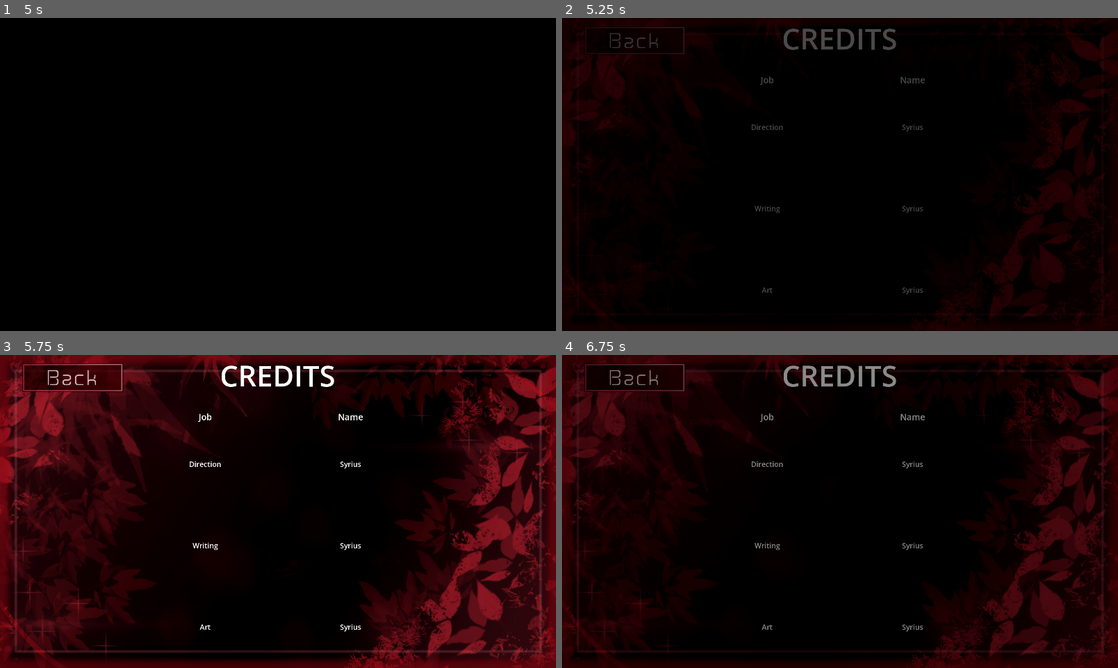
Above: before the commit, frames 1-4 (two rows, left to right).
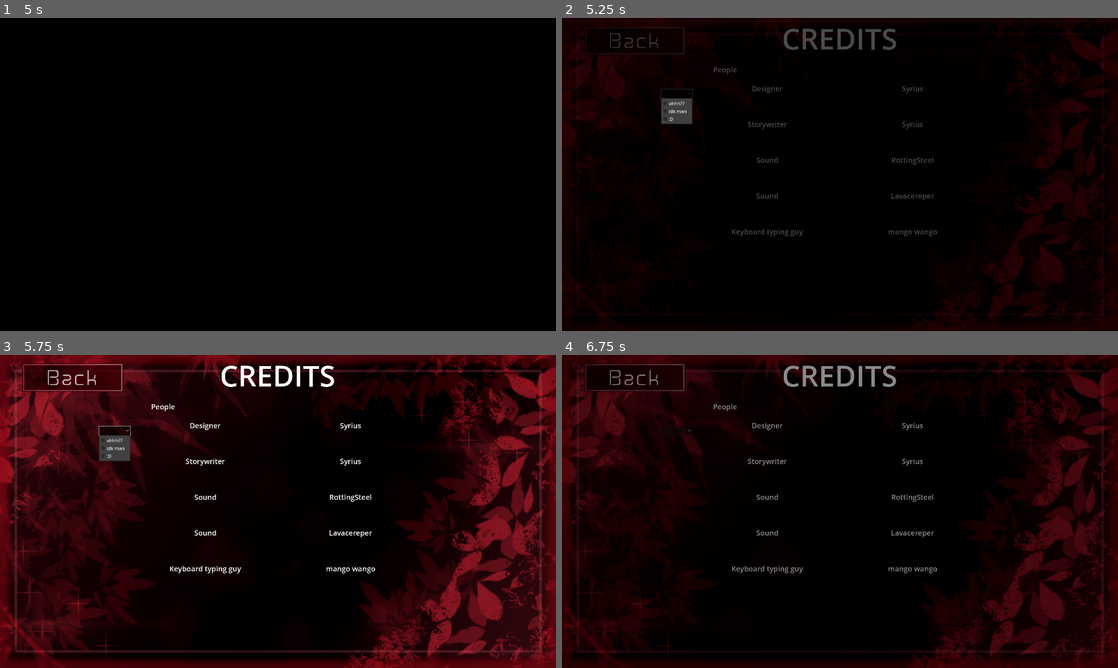
Above: after the commit, the same moments.

Repository: TomkoSK/Layers
Game: Godot game, scene res://Scenes/SplashScreen.tscn
Two runs of this game, one before a commit and one after it. Both use one fixed random seed, a clock stepped at 60 frames per second and the inputs below. The engine's default icon, where the game draws it, is replaced by a stand-in: a white triangle on a blue panel in a dark square. Video files are missing from this copy of the repository; at most half a second of black plays in their place. Sound files missing from this copy of the repository are replaced by a short silence.
Inputs (mouse positions are in pixels of both pictures, inside the frame that each line leads up to):
- Up to frame 1 (5 s): tap Enter (ui_accept) at 0.5, 0.77, 1.25, 1.52, 2.75, 3.02 s; move the mouse to (400, 158) at 0.52 s; hold Right (ui_right) 0.53-1.28 s; click (400, 158) at 0.67 s; move the mouse to (166, 190) at 1.27 s; hold Down (ui_down) 1.28-2.03 s; move the mouse to (333, 105) at 2.02 s; hold Right (ui_right) 2.03-2.78 s; move the mouse to (250, 237) at 2.77 s; hold Up (ui_up) 2.78-3.5 s; click (250, 237) at 2.92 s; click (72, 221) at 3.5 s; click (61, 127) at 4.25 s
- Up to frame 2 (5.25 s): click (678, 93) at 5.02 s
- Up to frame 3 (5.75 s): no input
- Up to frame 4 (6.75 s): move the mouse to (1006, 558) at 5.77 s; hold Left (ui_left) 5.78-6.5 s; tap Enter (ui_accept) at 6.02 s; click (634, 376) at 6.5 s

Frame 1 is identical in both runs. In frame 2, 1.2% of the frame differs, in the area x 17-68%, y 15-89%; in frame 3, 1.5%; in frame 4, 0.8%.

Commit message:
commiting random stuff

Diff:
--- a/Scenes/Credits.tscn
+++ b/Scenes/Credits.tscn
@@ -1,104 +1,16 @@
-[gd_scene load_steps=9 format=3 uid="uid://botnl5370udeg"]
+[gd_scene load_steps=7 format=3 uid="uid://botnl5370udeg"]
 
 [ext_resource type="Texture2D" uid="uid://crvo4vdgnwk5u" path="res://Textures/Credits_Background_1.png" id="1_3vekb"]
 [ext_resource type="Script" path="res://Scripts/Credits.gd" id="1_as0g2"]
 [ext_resource type="Texture2D" uid="uid://dm0wvjqek5iex" path="res://Textures/button8.png" id="2_06ni1"]
 [ext_resource type="Texture2D" uid="uid://b7wr5q5tkau0l" path="res://Textures/settingsBack.png" id="4_hte3a"]
-
-[sub_resource type="LabelSettings" id="LabelSettings_k34ux"]
-font_size = 30
-
-[sub_resource type="LabelSettings" id="LabelSettings_iq8al"]
-font_size = 25
-
-[sub_resource type="LabelSettings" id="LabelSettings_saeoy"]
-font_size = 30
+[ext_resource type="LabelSettings" uid="uid://bdoeys4ny5i78" path="res://creditsText.tres" id="5_g4p7f"]
 
 [sub_resource type="LabelSettings" id="LabelSettings_4hyg1"]
 font_size = 100
 
 [node name="Credits" type="Node2D"]
 script = ExtResource("1_as0g2")
-
-[node name="CreditsContainer" type="HBoxContainer" parent="."]
-offset_left = 460.0
-offset_top = 192.0
-offset_right = 1460.0
-offset_bottom = 1078.0
-
-[node name="JobContainer" type="VBoxContainer" parent="CreditsContainer"]
-layout_mode = 2
-size_flags_horizontal = 3
-
-[node name="JobLabel" type="Label" parent="CreditsContainer/JobContainer"]
-layout_mode = 2
-text = "Job"
-label_settings = SubResource("LabelSettings_k34ux")
-horizontal_alignment = 1
-
-[node name="VBoxContainer" type="VBoxContainer" parent="CreditsContainer/JobContainer"]
-layout_mode = 2
-size_flags_vertical = 3
-
-[node name="Label" type="Label" parent="CreditsContainer/JobContainer/VBoxContainer"]
-layout_mode = 2
-size_flags_horizontal = 4
-size_flags_vertical = 6
-text = "Direction
-"
-label_settings = SubResource("LabelSettings_iq8al")
-horizontal_alignment = 1
-
-[node name="Label2" type="Label" parent="CreditsContainer/JobContainer/VBoxContainer"]
-layout_mode = 2
-size_flags_vertical = 6
-text = "Writing"
-label_settings = SubResource("LabelSettings_iq8al")
-horizontal_alignment = 1
-
-[node name="Label3" type="Label" parent="CreditsContainer/JobContainer/VBoxContainer"]
-layout_mode = 2
-size_flags_vertical = 6
-text = "Art"
-label_settings = SubResource("LabelSettings_iq8al")
-horizontal_alignment = 1
-
-[node name="NameContainer" type="VBoxContainer" parent="CreditsContainer"]
-layout_mode = 2
-size_flags_horizontal = 3
-
-[node name="NameLabel" type="Label" parent="CreditsContainer/NameContainer"]
-layout_mode = 2
-text = "Name
-"
-label_settings = SubResource("LabelSettings_saeoy")
-horizontal_alignment = 1
-
-[node name="VBoxContainer" type="VBoxContainer" parent="CreditsContainer/NameContainer"]
-layout_mode = 2
-size_flags_vertical = 3
-
-[node name="Label" type="Label" parent="CreditsContainer/NameContainer/VBoxContainer"]
-layout_mode = 2
-size_flags_vertical = 6
-text = "Syrius"
-label_settings = SubResource("LabelSettings_iq8al")
-horizontal_alignment = 1
-
-[node name="Label2" type="Label" parent="CreditsContainer/NameContainer/VBoxContainer"]
-layout_mode = 2
-size_flags_vertical = 6
-text = "Syrius"
-label_settings = SubResource("LabelSettings_iq8al")
-horizontal_alignment = 1
-
-[node name="Label3" type="Label" parent="CreditsContainer/NameContainer/VBoxContainer"]
-layout_mode = 2
-size_flags_vertical = 6
-text = "Syrius
-"
-label_settings = SubResource("LabelSettings_iq8al")
-horizontal_alignment = 1
 
 [node name="Label" type="Label" parent="."]
 offset_left = 759.0
@@ -129,6 +41,111 @@
 scale = Vector2(0.8, 0.8)
 texture = ExtResource("4_hte3a")
 
+[node name="CreditsContainer" type="HBoxContainer" parent="."]
+offset_left = 460.0
+offset_top = 184.0
+offset_right = 1460.0
+offset_bottom = 798.0
+
+[node name="JobContainer" type="VBoxContainer" parent="CreditsContainer"]
+layout_mode = 2
+size_flags_horizontal = 3
+
+[node name="Label" type="Label" parent="CreditsContainer/JobContainer"]
+layout_mode = 2
+size_flags_vertical = 6
+text = "Designer"
+label_settings = ExtResource("5_g4p7f")
+horizontal_alignment = 1
+
+[node name="Label2" type="Label" parent="CreditsContainer/JobContainer"]
+layout_mode = 2
+size_flags_vertical = 6
+text = "Storywriter"
+label_settings = ExtResource("5_g4p7f")
+horizontal_alignment = 1
+
+[node name="Label3" type="Label" parent="CreditsContainer/JobContainer"]
+layout_mode = 2
+size_flags_vertical = 6
+text = "Sound"
+label_settings = ExtResource("5_g4p7f")
+horizontal_alignment = 1
+
+[node name="Label4" type="Label" parent="CreditsContainer/JobContainer"]
+layout_mode = 2
+size_flags_vertical = 6
+text = "Sound"
+label_settings = ExtResource("5_g4p7f")
+horizontal_alignment = 1
+
+[node name="Label5" type="Label" parent="CreditsContainer/JobContainer"]
+layout_mode = 2
+size_flags_vertical = 6
+text = "Keyboard typing guy"
+label_settings = ExtResource("5_g4p7f")
+horizontal_alignment = 1
+
+[node name="NameContainer" type="VBoxContainer" parent="CreditsContainer"]
+layout_mode = 2
+size_flags_horizontal = 3
+
+[node name="Label" type="Label" parent="CreditsContainer/NameContainer"]
+layout_mode = 2
+size_flags_vertical = 6
+text = "Syrius"
+label_settings = ExtResource("5_g4p7f")
+horizontal_alignment = 1
+
+[node name="Label2" type="Label" parent="CreditsContainer/NameContainer"]
+layout_mode = 2
+size_flags_vertical = 6
+text = "Syrius"
+label_settings = ExtResource("5_g4p7f")
+horizontal_alignment = 1
+
+[node name="Label3" type="Label" parent="CreditsContainer/NameContainer"]
+layout_mode = 2
+size_flags_vertical = 6
+text = "RottingSteel"
+label_settings = ExtResource("5_g4p7f")
+horizontal_alignment = 1
+
+[node name="Label4" type="Label" parent="CreditsContainer/NameContainer"]
+layout_mode = 2
+size_flags_vertical = 6
+text = "Lavacereper"
+label_settings = ExtResource("5_g4p7f")
+horizontal_alignment = 1
+
+[node name="Label5" type="Label" parent="CreditsContainer/NameContainer"]
+layout_mode = 2
+size_flags_vertical = 6
+text = "mango wango"
+label_settings = ExtResource("5_g4p7f")
+horizontal_alignment = 1
+
+[node name="Label2" type="Label" parent="."]
+offset_left = 522.0
+offset_top = 161.0
+offset_right = 630.0
+offset_bottom = 215.0
+text = "People"
+label_settings = ExtResource("5_g4p7f")
+
+[node name="OptionButton" type="OptionButton" parent="."]
+offset_left = 342.0
+offset_top = 246.0
+offset_right = 450.0
+offset_bottom = 277.0
+item_count = 3
+popup/item_0/text = "uhhh??"
+popup/item_0/id = 0
+popup/item_1/text = "idk man"
+popup/item_1/id = 1
+popup/item_2/text = ":D"
+popup/item_2/id = 2
+
 [connection signal="mouse_entered" from="Camera2D/BackButton" to="." method="_on_back_button_mouse_entered"]
 [connection signal="mouse_exited" from="Camera2D/BackButton" to="." method="_on_back_button_mouse_exited"]
 [connection signal="pressed" from="Camera2D/BackButton" to="." method="_on_back_button_pressed"]
--- a/Scripts/Gallery.gd
+++ b/Scripts/Gallery.gd
@@ -94,4 +94,3 @@
 		$Camera2D.position.y = clamp($Camera2D.position.y, 0, max(len(images)*270-900, 0))
 	else:
 		$Camera2D.position.y = clamp($Camera2D.position.y, 0, max(len(images)*270-900+270, 0))
-	print(velocity)
--- /dev/null
+++ b/creditsText.tres
@@ -0,0 +1,4 @@
+[gd_resource type="LabelSettings" format=3 uid="uid://bdoeys4ny5i78"]
+
+[resource]
+font_size = 25
